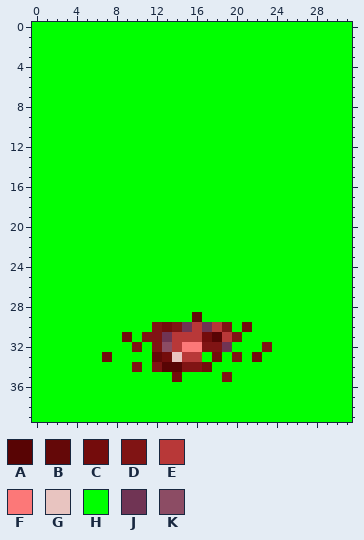
Pixel-art sprite, stored at Resources/Evidence/Cattle_Mutilation/Items/FloorCattleOrgan1.png. Above, as it was before the edit.
The file is 32x40 pixels.
Palette (. is transparent): A #580404  B #640808  C #740c0c  D #801414  E #b83838  F #fc7878  G #e8c4c0  H #00ff00  J #703454  K #8c4c64
Pixels before, first column x 0:
 0 HHHHHHHHHHHHHHHHHHHHHHHHHHHHHHHH
 1 HHHHHHHHHHHHHHHHHHHHHHHHHHHHHHHH
 2 HHHHHHHHHHHHHHHHHHHHHHHHHHHHHHHH
 3 HHHHHHHHHHHHHHHHHHHHHHHHHHHHHHHH
 4 HHHHHHHHHHHHHHHHHHHHHHHHHHHHHHHH
 5 HHHHHHHHHHHHHHHHHHHHHHHHHHHHHHHH
 6 HHHHHHHHHHHHHHHHHHHHHHHHHHHHHHHH
 7 HHHHHHHHHHHHHHHHHHHHHHHHHHHHHHHH
 8 HHHHHHHHHHHHHHHHHHHHHHHHHHHHHHHH
 9 HHHHHHHHHHHHHHHHHHHHHHHHHHHHHHHH
10 HHHHHHHHHHHHHHHHHHHHHHHHHHHHHHHH
11 HHHHHHHHHHHHHHHHHHHHHHHHHHHHHHHH
12 HHHHHHHHHHHHHHHHHHHHHHHHHHHHHHHH
13 HHHHHHHHHHHHHHHHHHHHHHHHHHHHHHHH
14 HHHHHHHHHHHHHHHHHHHHHHHHHHHHHHHH
15 HHHHHHHHHHHHHHHHHHHHHHHHHHHHHHHH
16 HHHHHHHHHHHHHHHHHHHHHHHHHHHHHHHH
17 HHHHHHHHHHHHHHHHHHHHHHHHHHHHHHHH
18 HHHHHHHHHHHHHHHHHHHHHHHHHHHHHHHH
19 HHHHHHHHHHHHHHHHHHHHHHHHHHHHHHHH
20 HHHHHHHHHHHHHHHHHHHHHHHHHHHHHHHH
21 HHHHHHHHHHHHHHHHHHHHHHHHHHHHHHHH
22 HHHHHHHHHHHHHHHHHHHHHHHHHHHHHHHH
23 HHHHHHHHHHHHHHHHHHHHHHHHHHHHHHHH
24 HHHHHHHHHHHHHHHHHHHHHHHHHHHHHHHH
25 HHHHHHHHHHHHHHHHHHHHHHHHHHHHHHHH
26 HHHHHHHHHHHHHHHHHHHHHHHHHHHHHHHH
27 HHHHHHHHHHHHHHHHHHHHHHHHHHHHHHHH
28 HHHHHHHHHHHHHHHHHHHHHHHHHHHHHHHH
29 HHHHHHHHHHHHHHHHBHHHHHHHHHHHHHHH
30 HHHHHHHHHHHHDCDJEJEDHCHHHHHHHHHH
31 HHHHHHHHHCHDDJEEECAEDHHHHHHHHHHH
32 HHHHHHHHHHDHDKEFFDDJHHHDHHHHHHHH
33 HHHHHHHCHHHHBCGEEHCHDHCHHHHHHHHH
34 HHHHHHHHHHDHDAADDCHHHHHHHHHHHHHH
35 HHHHHHHHHHHHHHCHHHHDHHHHHHHHHHHH
36 HHHHHHHHHHHHHHHHHHHHHHHHHHHHHHHH
37 HHHHHHHHHHHHHHHHHHHHHHHHHHHHHHHH
38 HHHHHHHHHHHHHHHHHHHHHHHHHHHHHHHH
39 HHHHHHHHHHHHHHHHHHHHHHHHHHHHHHHH
And afterwards:
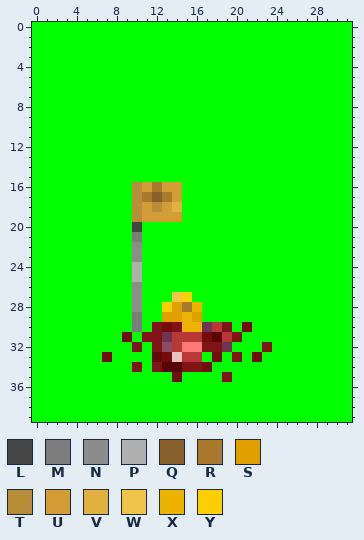
Colours new in this view: L #444444  M #7c7c7c  N #8c8c8c  P #b0b0b0  Q #88602c  R #a8782c  S #e0a000  T #b88c38  U #d49c34  V #e0b040  W #f0c448  X #ecb400  Y #fcd000
The edit:
The edit turns colour H into colour L in row 20 at x 10.
The edit turns colour H into colour M in row 21 at x 10; in rows 29 to 30 at x 10.
The edit turns colour H into colour N in rows 22 to 23 at x 10; in rows 26 to 28 at x 10.
The edit turns colour H into colour P in rows 24 to 25 at x 10.
The edit turns colour H into colour Q in row 17 at x 12.
The edit turns colour H into colour R in row 16 at x 12; in row 17 at x 11 and 13; in row 28 at x 15.
The edit turns colour B into colour S in row 29 at x 16.
The edit turns colour H into colour S in row 28 at x 14; in row 29 at x 13 to 14.
The edit turns colour H into colour T in rows 16 to 17 at x 10; in row 18 at x 10 and 12; in row 19 at x 10.
The edit turns colour H into colour U in row 16 at x 11 and 13 to 14; in row 17 at x 14; in row 18 at x 11 and 13; in row 19 at x 11 to 14.
The edit turns colour H into colour V in row 18 at x 14.
The edit turns colour H into colour W in row 27 at x 14.
The edit turns colour E into colour X in row 30 at x 16.
The edit turns colour H into colour X in row 28 at x 16; in row 29 at x 15.
The edit turns colour J into colour X in row 30 at x 15.
The edit turns colour H into colour Y in row 27 at x 15; in row 28 at x 13.
Changed places in both pictures, as pixel boxes (x1, y1, x2, y2):
changed: (132, 182, 202, 332)
